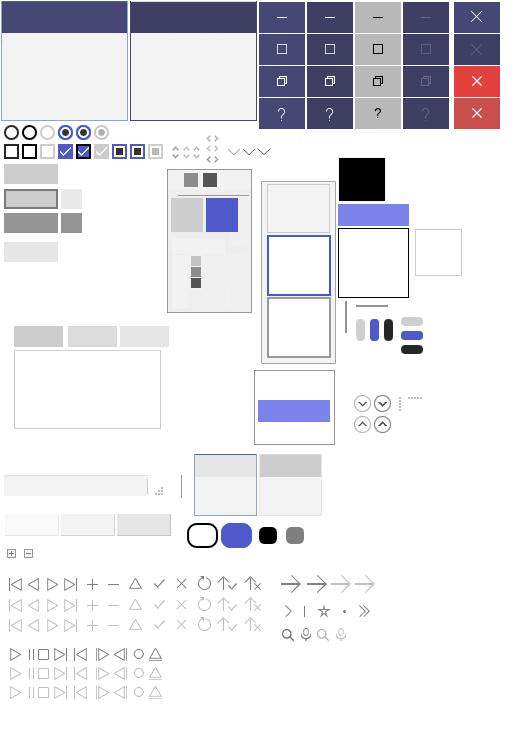
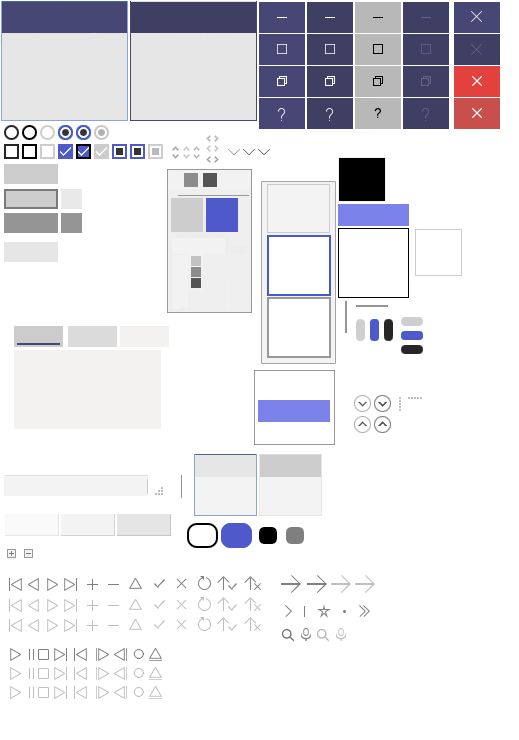
Layer changes from the first 519 × 740 image to the second:
added group "Tabs" with 3 layers above "Tabs Border" over [2, 32, 256, 429]
added layer "Selection underline" in group "Tabs" over [17, 343, 60, 345]
added layer "Menu Color copy" in group "Tabs" over [2, 32, 256, 429]
added layer "Tab unselected" in group "Tabs" over [120, 326, 169, 347]
added group "Tabs Border" (1st of 2) with 2 layers above "Tabs Body" over [2, 32, 256, 429]
added layer "Menu Color" (1st of 2, in "Tabs Border") in group "Tabs Border" over [2, 32, 256, 429]
added layer "Tabs Border" (2nd of 2, in "Tabs Border") in group "Tabs Border" over [14, 346, 161, 429]
added group "Tabs Body" (1st of 2) with 2 layers above "App Workspace" over [2, 32, 256, 429]
added layer "Menu Color" (2nd of 2, in "Tabs Body") in group "Tabs Body" over [2, 32, 256, 429]
added layer "Tabs Body" (2nd of 2, in "Tabs Body") in group "Tabs Body" over [15, 351, 160, 428]
added group "App Workspace" (1st of 2) with 2 layers above "Light Blue" over [2, 32, 256, 429]
added layer "Workspace color" in group "App Workspace" over [2, 32, 256, 429]
added layer "App Workspace" (2nd of 2, in "App Workspace") in group "App Workspace" over [2, 32, 256, 429]
